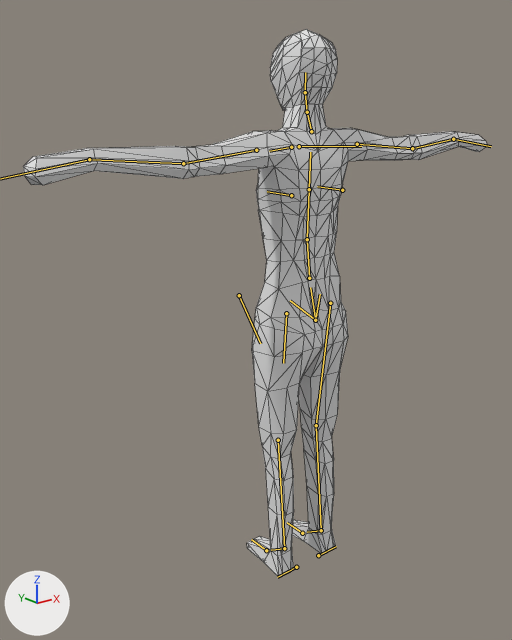
Renders of the glTF model models/human_female.glb from each side of a commit.
One viewpoint serves both versions: a 50 mm lens placed at (-1.502, -1.623, 1.584), pointed at (-0.149, 0.067, 0.908). The lights are fixed; the arrows at lower left show +X, +Y and +Z. The bones that bend it are drawn over the model as lines. Mesh edges are drawn as thin lines.

Names of what the first picture shows: 'human_female'.
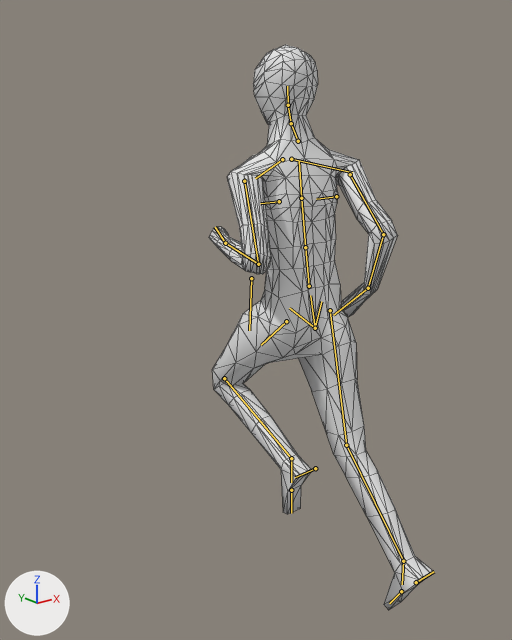
The newer file adds an action. The first version stands in its rest pose; the second is drawn at frame 0 of the action 'run.001'.

The change, as a list of edits to the scene's bpy script:
```text
Change bone_spine:
    where bone_spine = bpy.data.objects['metarig'].pose.bones['spine']
    bone_spine.location: (0.0, 0.0, 0.0) -> (-0.001, -0.025, -0.006)
Change bone_spine_001:
    where bone_spine_001 = bpy.data.objects['metarig'].pose.bones['spine.001']  # child of 'spine'
    bone_spine_001.rotation_quaternion: (1.0, 0.0, 0.0, 0.0) -> (1.0, -0.018, 0.0, 0.0)  # degrees (0, 0, 0) -> degrees (-2, 0, 0)
Change bone_spine_002:
    where bone_spine_002 = bpy.data.objects['metarig'].pose.bones['spine.002']  # child of 'spine.001'
    bone_spine_002.rotation_quaternion: (1.0, 0.0, 0.0, 0.0) -> (0.997, -0.071, 0.0, 0.0)  # degrees (0, 0, 0) -> degrees (-8, 0, 0)
Change bone_spine_003:
    where bone_spine_003 = bpy.data.objects['metarig'].pose.bones['spine.003']  # child of 'spine.002'
    bone_spine_003.rotation_quaternion: (1.0, 0.0, 0.0, 0.0) -> (0.997, 0.0, -0.077, -0.011)  # degrees (0, 0, 0) -> degrees (0, -9, -1)
Change bone_spine_004:
    where bone_spine_004 = bpy.data.objects['metarig'].pose.bones['spine.004']  # child of 'spine.003'
    bone_spine_004.rotation_quaternion: (1.0, 0.0, 0.0, 0.0) -> (0.996, 0.0, 0.078, 0.047)  # degrees (0, 0, 0) -> degrees (0, 9, 5)
Change bone_spine_005:
    where bone_spine_005 = bpy.data.objects['metarig'].pose.bones['spine.005']  # child of 'spine.004'
    bone_spine_005.rotation_quaternion: (1.0, 0.0, 0.0, 0.0) -> (0.999, 0.047, 0.0, 0.0)  # degrees (0, 0, 0) -> degrees (5, 0, 0)
Change bone_shoulder_l:
    where bone_shoulder_l = bpy.data.objects['metarig'].pose.bones['shoulder.L']  # child of 'spine.003'
    bone_shoulder_l.rotation_quaternion: (1.0, 0.0, 0.0, 0.0) -> (0.984, 0.152, 0.089, 0.0)  # degrees (0, 0, 0) -> degrees (18, 10, 2)
Change bone_upper_arm_l:
    where bone_upper_arm_l = bpy.data.objects['metarig'].pose.bones['upper_arm.L']  # child of 'shoulder.L'
    bone_upper_arm_l.rotation_quaternion: (1.0, 0.0, 0.0, 0.0) -> (0.836, -0.004, 0.243, 0.492)  # degrees (0, 0, 0) -> degrees (15, 24, 64)
Change bone_forearm_l:
    where bone_forearm_l = bpy.data.objects['metarig'].pose.bones['forearm.L']  # child of 'upper_arm.L'
    bone_forearm_l.rotation_quaternion: (1.0, 0.0, 0.0, 0.0) -> (0.527, -0.829, -0.172, 0.068)  # degrees (0, 0, 0) -> degrees (-116, -4, 21)
Change bone_shoulder_r:
    where bone_shoulder_r = bpy.data.objects['metarig'].pose.bones['shoulder.R']  # child of 'spine.003'
    bone_shoulder_r.rotation_quaternion: (1.0, 0.0, 0.0, 0.0) -> (0.984, 0.152, -0.089, 0.0)  # degrees (0, 0, 0) -> degrees (18, -10, -2)
Change bone_upper_arm_r:
    where bone_upper_arm_r = bpy.data.objects['metarig'].pose.bones['upper_arm.R']  # child of 'shoulder.R'
    bone_upper_arm_r.rotation_quaternion: (1.0, 0.0, 0.0, 0.0) -> (0.806, 0.356, 0.0, -0.472)  # degrees (0, 0, 0) -> degrees (38, 20, -54)
Change bone_forearm_r:
    where bone_forearm_r = bpy.data.objects['metarig'].pose.bones['forearm.R']  # child of 'upper_arm.R'
    bone_forearm_r.rotation_quaternion: (1.0, 0.0, 0.0, 0.0) -> (0.768, -0.603, -0.007, -0.218)  # degrees (0, 0, 0) -> degrees (-73, -16, -20)
Change bone_hand_r:
    where bone_hand_r = bpy.data.objects['metarig'].pose.bones['hand.R']  # child of 'forearm.R'
    bone_hand_r.rotation_quaternion: (1.0, 0.0, 0.0, 0.0) -> (0.981, -0.196, -0.005, -0.01)  # degrees (0, 0, 0) -> degrees (-23, -1, -1)
Change bone_pelvis_l:
    where bone_pelvis_l = bpy.data.objects['metarig'].pose.bones['pelvis.L']  # child of 'spine'
    bone_pelvis_l.rotation_quaternion: (1.0, 0.0, 0.0, 0.0) -> (0.999, -0.009, -0.021, 0.026)  # degrees (0, 0, 0) -> degrees (-1, -2, 3)
Change bone_pelvis_r:
    where bone_pelvis_r = bpy.data.objects['metarig'].pose.bones['pelvis.R']  # child of 'spine'
    bone_pelvis_r.rotation_quaternion: (1.0, 0.0, 0.0, 0.0) -> (0.999, 0.009, -0.021, 0.026)  # degrees (0, 0, 0) -> degrees (1, -2, 3)
Change bone_thigh_l:
    where bone_thigh_l = bpy.data.objects['metarig'].pose.bones['thigh.L']  # child of 'spine'
    bone_thigh_l.rotation_quaternion: (1.0, 0.0, 0.0, 0.0) -> (0.93, 0.368, 0.006, 0.0)  # degrees (0, 0, 0) -> degrees (43, 1, 0)
Change bone_shin_l:
    where bone_shin_l = bpy.data.objects['metarig'].pose.bones['shin.L']  # child of 'thigh.L'
    bone_shin_l.rotation_quaternion: (1.0, 0.0, 0.0, 0.0) -> (0.621, -0.784, 0.0, 0.0)  # degrees (0, 0, 0) -> degrees (-103, 0, 0)
Change bone_toe_l:
    where bone_toe_l = bpy.data.objects['metarig'].pose.bones['toe.L']  # child of 'foot.L'
    bone_toe_l.rotation_quaternion: (1.0, 0.0, 0.0, 0.0) -> (0.966, 0.0, 0.0, -0.26)  # degrees (0, 0, 0) -> degrees (0, 0, -30)
Change bone_thigh_r:
    where bone_thigh_r = bpy.data.objects['metarig'].pose.bones['thigh.R']  # child of 'spine'
    bone_thigh_r.rotation_quaternion: (1.0, 0.0, 0.0, 0.0) -> (0.987, -0.163, 0.003, 0.0)  # degrees (0, 0, 0) -> degrees (-19, 0, 0)
Change bone_shin_r:
    where bone_shin_r = bpy.data.objects['metarig'].pose.bones['shin.R']  # child of 'thigh.R'
    bone_shin_r.rotation_quaternion: (1.0, 0.0, 0.0, 0.0) -> (0.988, -0.153, 0.0, 0.0)  # degrees (0, 0, 0) -> degrees (-18, 0, 0)
Change bone_foot_r:
    where bone_foot_r = bpy.data.objects['metarig'].pose.bones['foot.R']  # child of 'shin.R'
    bone_foot_r.rotation_quaternion: (1.0, 0.0, 0.0, 0.0) -> (0.982, -0.189, 0.0, 0.0)  # degrees (0, 0, 0) -> degrees (-22, 0, 0)
```

Changed parts and their boxes [x1, y1, x2, y2] in the pictures (512 x 640 px):
'human_female', posed (51% narrower)
    before: [23, 29, 487, 578]
    after: [209, 45, 434, 610]
bone 'spine', root to tip
    before: (315, 320) to (310, 287)
    after: (315, 328) to (310, 295)
bone 'spine.001', root to tip
    before: (309, 278) to (307, 239)
    after: (309, 286) to (305, 247)
bone 'spine.002', root to tip
    before: (307, 239) to (309, 189)
    after: (305, 247) to (301, 198)
bone 'spine.003', root to tip
    before: (309, 189) to (310, 152)
    after: (301, 198) to (299, 160)
bone 'spine.004', root to tip
    before: (311, 131) to (307, 112)
    after: (298, 141) to (291, 123)
bone 'spine.005', root to tip
    before: (307, 112) to (305, 92)
    after: (291, 123) to (288, 105)
bone 'shoulder.L', root to tip
    before: (291, 147) to (269, 151)
    after: (282, 159) to (255, 178)
bone 'upper_arm.L', root to tip
    before: (256, 150) to (183, 163)
    after: (244, 181) to (258, 264)
bone 'forearm.L', root to tip
    before: (183, 163) to (89, 159)
    after: (258, 264) to (225, 243)
bone 'shoulder.R', root to tip
    before: (299, 146) to (361, 146)
    after: (291, 159) to (352, 172)
bone 'upper_arm.R', root to tip
    before: (357, 144) to (412, 148)
    after: (350, 174) to (383, 234)
bone 'forearm.R', root to tip
    before: (412, 148) to (453, 139)
    after: (383, 234) to (368, 288)
bone 'hand.R', root to tip
    before: (453, 139) to (491, 146)
    after: (368, 288) to (333, 315)
bone 'pelvis.L', root to tip
    before: (315, 320) to (290, 300)
    after: (315, 328) to (289, 308)
bone 'pelvis.R', root to tip
    before: (315, 320) to (320, 294)
    after: (315, 328) to (321, 301)
bone 'thigh.L', root to tip
    before: (286, 313) to (283, 363)
    after: (286, 321) to (261, 345)
bone 'shin.L', root to tip
    before: (278, 440) to (284, 548)
    after: (224, 378) to (291, 458)
bone 'toe.L', root to tip
    before: (266, 550) to (251, 539)
    after: (291, 490) to (291, 513)
bone 'thigh.R', root to tip
    before: (330, 303) to (316, 425)
    after: (330, 310) to (346, 445)
bone 'shin.R', root to tip
    before: (316, 425) to (321, 530)
    after: (346, 445) to (403, 561)
bone 'foot.R', root to tip
    before: (321, 530) to (307, 532)
    after: (403, 561) to (402, 584)
